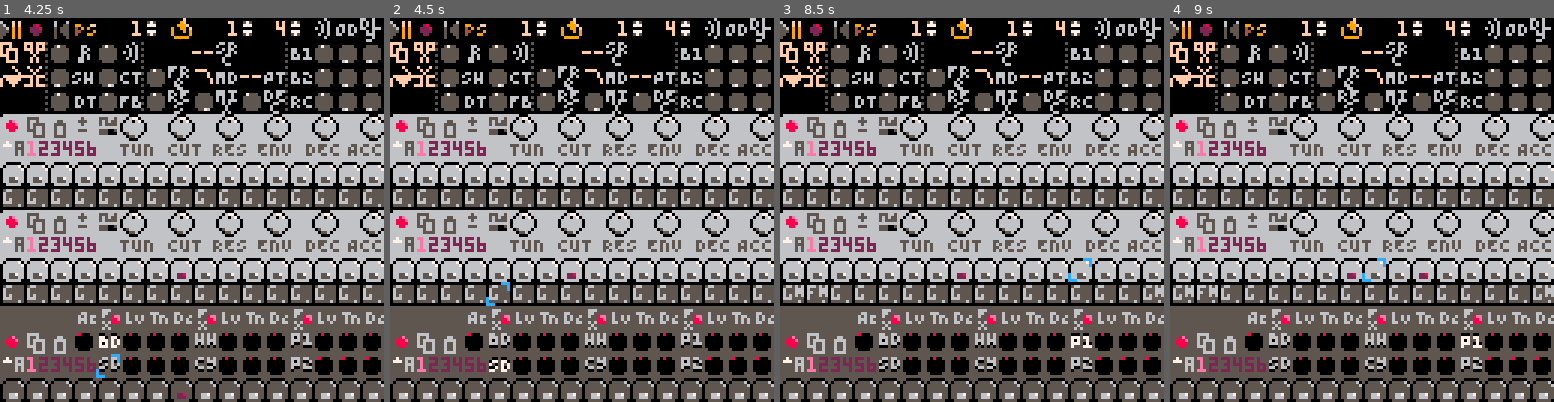
Above: before the commit, frames 1-4 (left to right).
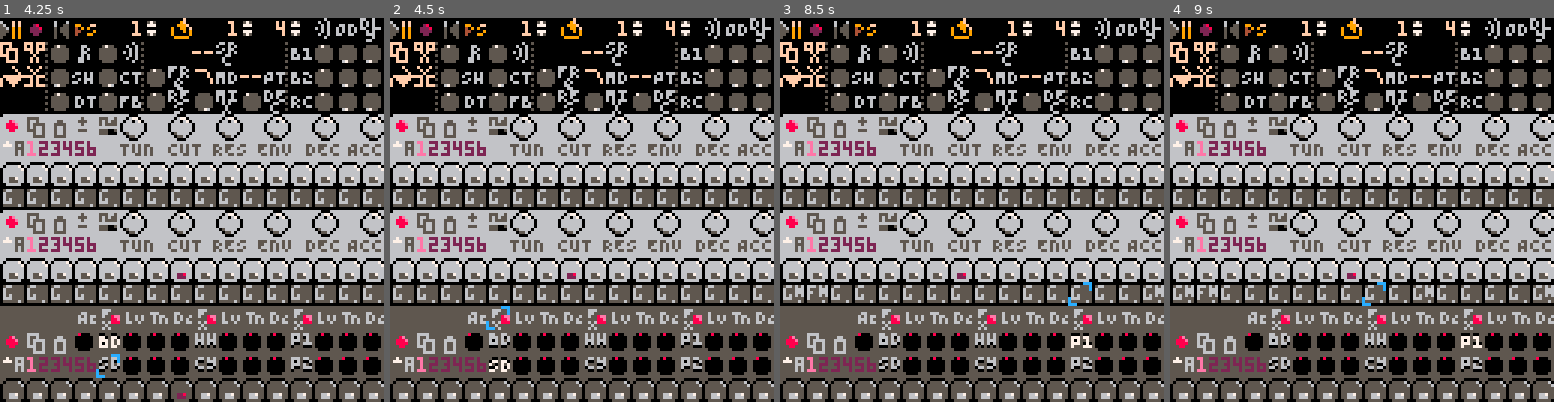
Above: after the commit, the same moments.

Repository: luchak/rp8
Game: PICO-8 cartridge pb-0x.p8
The game is run twice, just before and just after one commit, with the same random seed, the same clock (stepped at 60 frames per second) and the same inputs.
Inputs:
- Up to frame 1 (4.25 s): tap O (Z key) at 0.33, 1.07, 2.22, 3.72 s; tap Down at 0.7 s; tap X (X key) at 1.43, 2.07, 2.82, 3.57 s; hold Up 1.97-2.63 s; hold Right 2.68-3.02 s; hold Down 3.07-3.73 s; hold Left 3.78-4.12 s; hold Up from 4.17 s (still down)
- Up to frame 2 (4.5 s): keep holding Up; tap X (X key) at 4.32 s
- Up to frame 3 (8.5 s): release Up at 4.5 s; hold Left 4.55-5.05 s; tap X (X key) every 0.75 s from 5.07 to 8.07 s; hold Right 5.1-5.93 s; tap O (Z key) at 5.22, 6.72, 8.22 s; hold Up 5.98-6.65 s; hold Right 6.7-7.03 s; hold Down 7.08-7.75 s; hold Left 7.8-8.13 s; hold Up from 8.18 s (still down)
- Up to frame 4 (9 s): release Up at 8.52 s; hold Left from 8.57 s (still down); tap X (X key) at 8.82 s

Frame 1 is identical in both runs. In frame 2, 0.1% of the frame differs, in the area x 25-32%, y 68-82%; in frame 3, 0.1%; in frame 4, 0.2%, in the area x 50-69%, y 62-75%.

Commit message:
Add drum fx enable/bypass toggles

Diff:
--- a/pb-0x.p8
+++ b/pb-0x.p8
@@ -1489,17 +1489,17 @@
   ui:add_widget(
    radio_btn_new(d.x,cyp,k,d.s,d.s+1,state_make_get_set('drum_sel'))
   )
-  -- lev
+  -- lev,tun,dec
+  for x,o in pairs(parse[[{8=2,16=0,24=1}]]) do
+   ui:add_widget(
+    dial_new(d.x+x,cyp,112,16,state_make_get_set_param(d.b+o))
+   )
+  end
+ end
+
+ for x,b in pairs(parse[[{32=0,64=1,96=2}]]) do
   ui:add_widget(
-   dial_new(d.x+8,cyp,112,16,state_make_get_set_param(d.b+2))
-  )
-  -- tun
-  ui:add_widget(
-   dial_new(d.x+16,cyp,112,16,state_make_get_set_param(d.b+0))
-  )
-  -- dec
-  ui:add_widget(
-   dial_new(d.x+24,cyp,112,16,state_make_get_set_param(d.b+1))
+   toggle_new(x,yp,170,171,state_make_get_set_param_bool(41,b))
   )
  end
 
